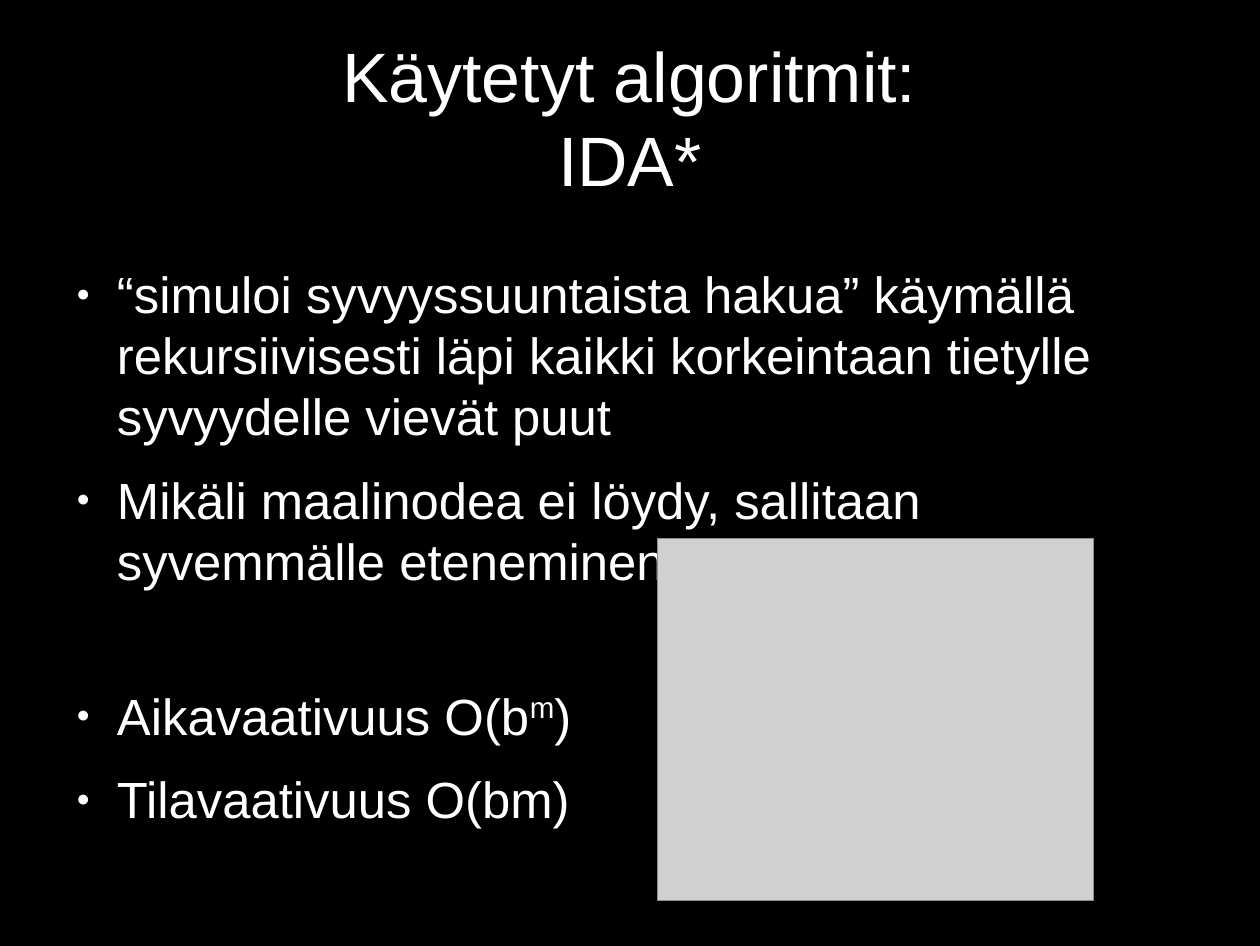
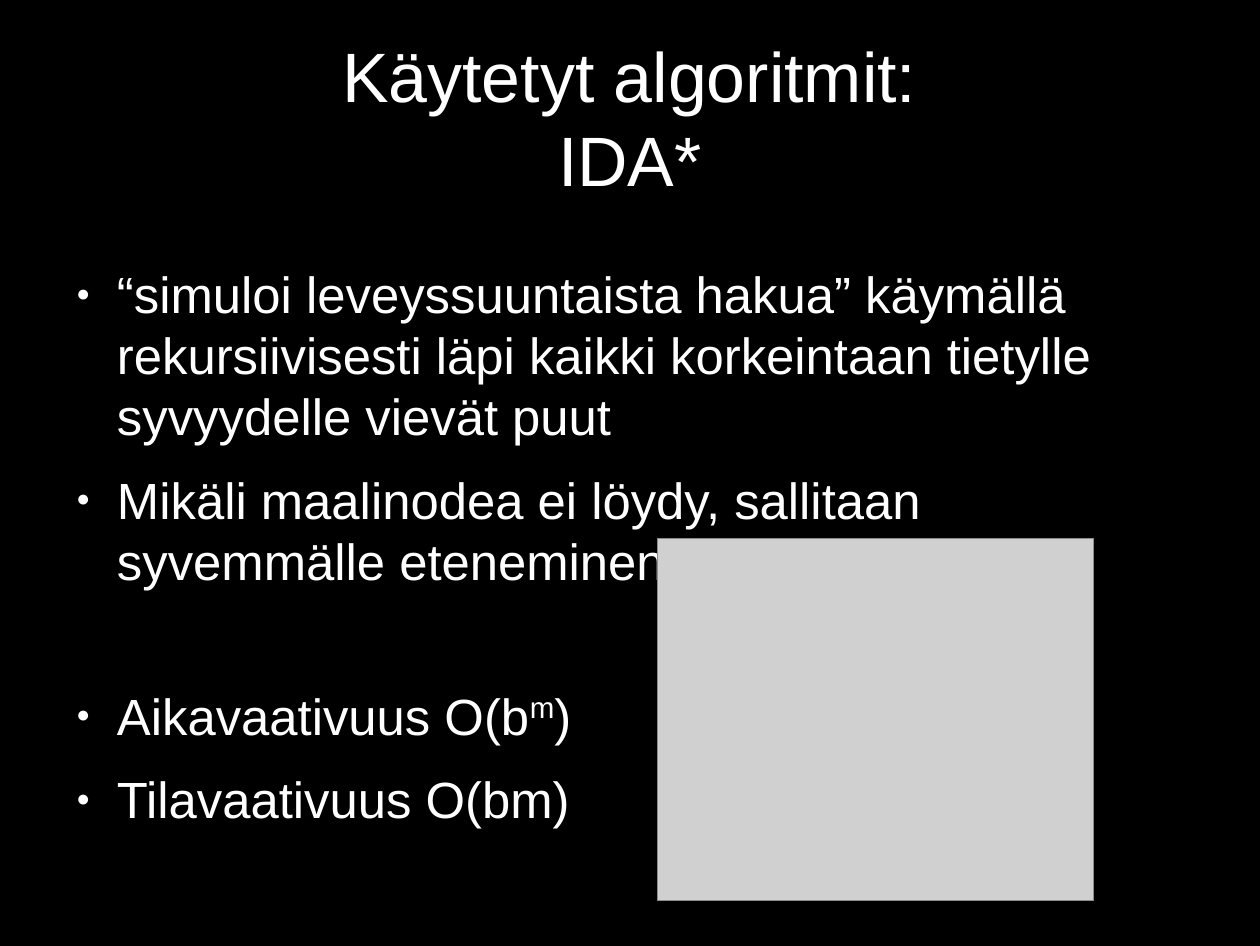
Before and after one commit to aajarven/lootters-reitinhaku, a slide deck: slide 6 of dokumentaatio/demokalvot.odp. Drawn at 1260x946 pixels with LibreOffice and Linux fonts; fonts in the diff are those of the drawing; grey boxes stand for pictures. Boxes give left, top, right and bottom in pixels: in the first picture for what was removed or moved away, otherwise in the second. Text is boxed around its words. In the diff, an @@ line names an element or a change of style, - is before the commit and + after.

```diff
--- a/dokumentaatio/demokalvot.odp
+++ b/dokumentaatio/demokalvot.odp
@@ text at <box>117,276,1091,446</box>: text changed @@
-● “simuloi syvyyssuuntaista hakua” käymällä rekursiivisesti läpi kaikki korkeintaan tietylle syvyydelle vievät puut
+● “simuloi leveyssuuntaista hakua” käymällä rekursiivisesti läpi kaikki korkeintaan tietylle syvyydelle vievät puut
```
Also in this commit, not shown: 1 other file.
